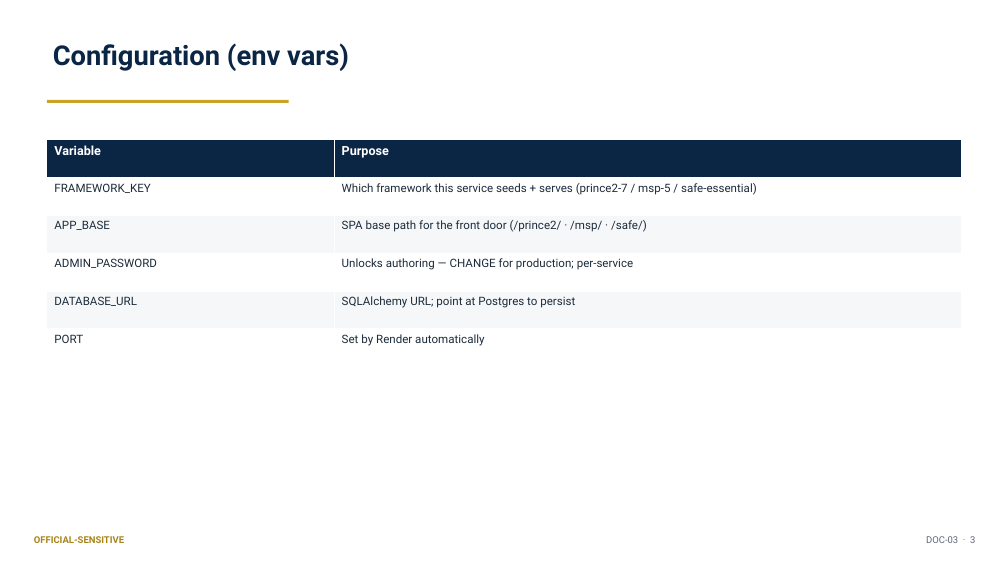
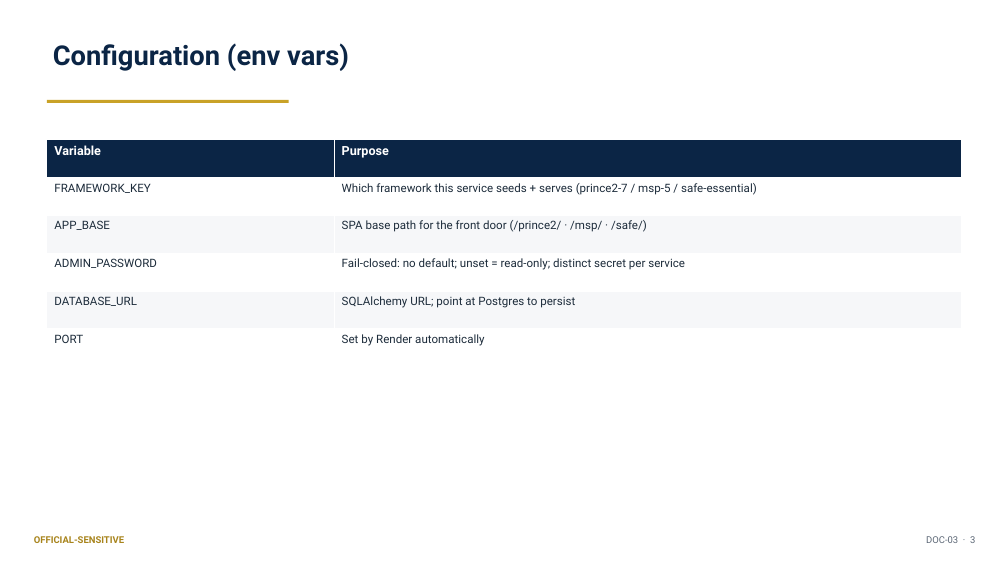
Before and after one commit to DRC63/method-map, a slide deck: slide 3 of docs/03_Operation_Manual_Summary.pptx. Drawn at 1008x567 pixels with LibreOffice and Linux fonts; fonts in the diff are those of the drawing. Boxes give left, top, right and bottom in pixels: in the first picture for what was removed or moved away, otherwise in the second. Text is boxed around its words. In the diff, an @@ line names an element or a change of style, - is before the commit and + after.

```diff
--- a/docs/03_Operation_Manual_Summary.pptx
+++ b/docs/03_Operation_Manual_Summary.pptx
@@ table at bbox=[47, 140, 962, 367] @@
-row 4, column 2: Unlocks authoring — CHANGE for production; per-service
+row 4, column 2: Fail-closed: no default; unset = read-only; distinct secret per service
```
Also in this commit, not shown: 10 other files.
